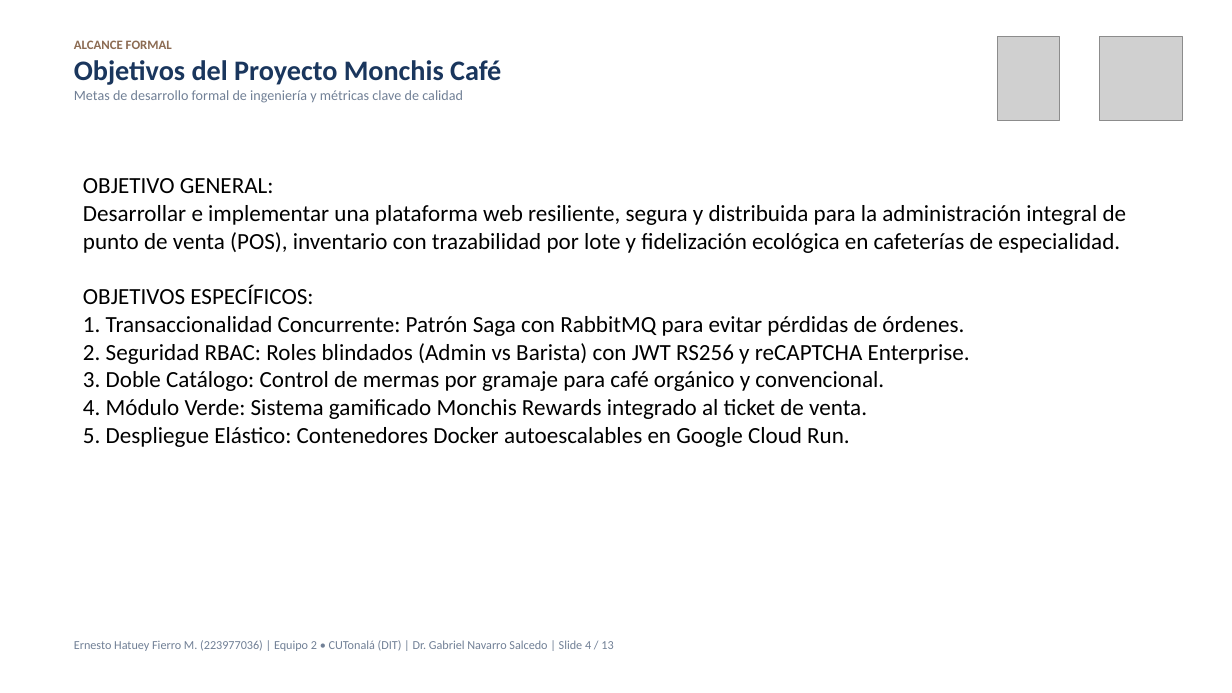
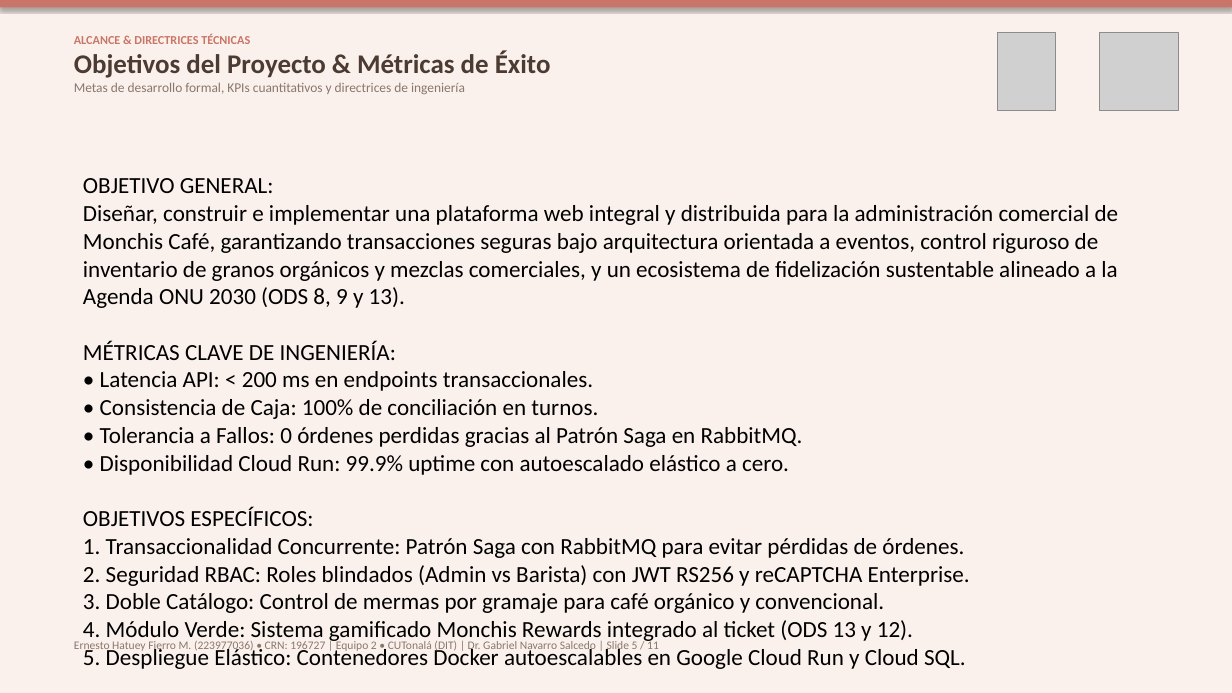
Before and after one commit to ErnestoFM/Proyecto, a slide deck: slide 5 of docs/presentacion/expodit/Presentacion_ExpoDIT_Monchis_Cafe.pptx (slide 4 before the commit). Drawn at 1232x693 pixels with LibreOffice and Linux fonts; fonts in the diff are those of the drawing; grey boxes stand for pictures. Boxes give left, top, right and bottom in pixels: in the first picture for what was removed or moved away, otherwise in the second. Text is boxed around its words. In the diff, an @@ line names an element or a change of style, - is before the commit and + after.

```diff
--- a/docs/presentacion/expodit/Presentacion_ExpoDIT_Monchis_Cafe.pptx
+++ b/docs/presentacion/expodit/Presentacion_ExpoDIT_Monchis_Cafe.pptx
@@ background #FFFFFF to #FBF1EC @@
@@ rectangle added at (0, 0, 1232, 7), fill #C97567 @@
@@ text at (74, 34, 551, 94): text changed; size 11 to 10.5 pt; text colour #718096 to #8A776D @@
-ALCANCE FORMAL
-Objetivos del Proyecto Monchis Café
-Metas de desarrollo formal de ingeniería y métricas clave de calidad
+ALCANCE & DIRECTRICES TÉCNICAS
+Objetivos del Proyecto & Métricas de Éxito
+Metas de desarrollo formal, KPIs cuantitativos y directrices de ingeniería
@@ picture: place and size @@
-picture at (998, 37, 1059, 120)
+picture at (998, 32, 1056, 111)
@@ picture: place and size @@
-picture at (1100, 37, 1183, 120)
+picture at (1100, 32, 1178, 111)
@@ text at (83, 205, 1119, 475): text changed @@
-Desarrollar e implementar una plataforma web resiliente, segura y distribuida para la administración integral de punto de venta (POS), inventario con trazabilidad por lote y fidelización ecológica en cafeterías de especialidad.
+Diseñar, construir e implementar una plataforma web integral y distribuida para la administración comercial de Monchis Café, garantizando transacciones seguras bajo arquitectura orientada a eventos, control riguroso de inventario de granos orgánicos y mezclas comerciales, y un ecosistema de fidelización sustentable alineado a la Agenda ONU 2030 (ODS 8, 9 y 13).
+MÉTRICAS CLAVE DE INGENIERÍA:
+• Latencia API: < 200 ms en endpoints transaccionales.
+• Consistencia de Caja: 100% de conciliación en turnos.
+• Tolerancia a Fallos: 0 órdenes perdidas gracias al Patrón Saga en RabbitMQ.
+• Disponibilidad Cloud Run: 99.9% uptime con autoescalado elástico a cero.
@@ text at (83, 620, 966, 669): text changed @@
-4. Módulo Verde: Sistema gamificado Monchis Rewards integrado al ticket de venta.
-5. Despliegue Elástico: Contenedores Docker autoescalables en Google Cloud Run.
+4. Módulo Verde: Sistema gamificado Monchis Rewards integrado al ticket (ODS 13 y 12).
+5. Despliegue Elástico: Contenedores Docker autoescalables en Google Cloud Run y Cloud SQL.
@@ text at (74, 639, 659, 652): text changed; size 9.5 to 9 pt; text colour #718096 to #8A776D @@
-Ernesto Hatuey Fierro M. (223977036) | Equipo 2 • CUTonalá (DIT) | Dr. Gabriel Navarro Salcedo | Slide 4 / 13
+Ernesto Hatuey Fierro M. (223977036) • CRN: 196727 | Equipo 2 • CUTonalá (DIT) | Dr. Gabriel Navarro Salcedo | Slide 5 / 11
```
Also in this commit, not shown: 9 other slides changed, 1 slide added, 3 slides removed, 11 other files.
